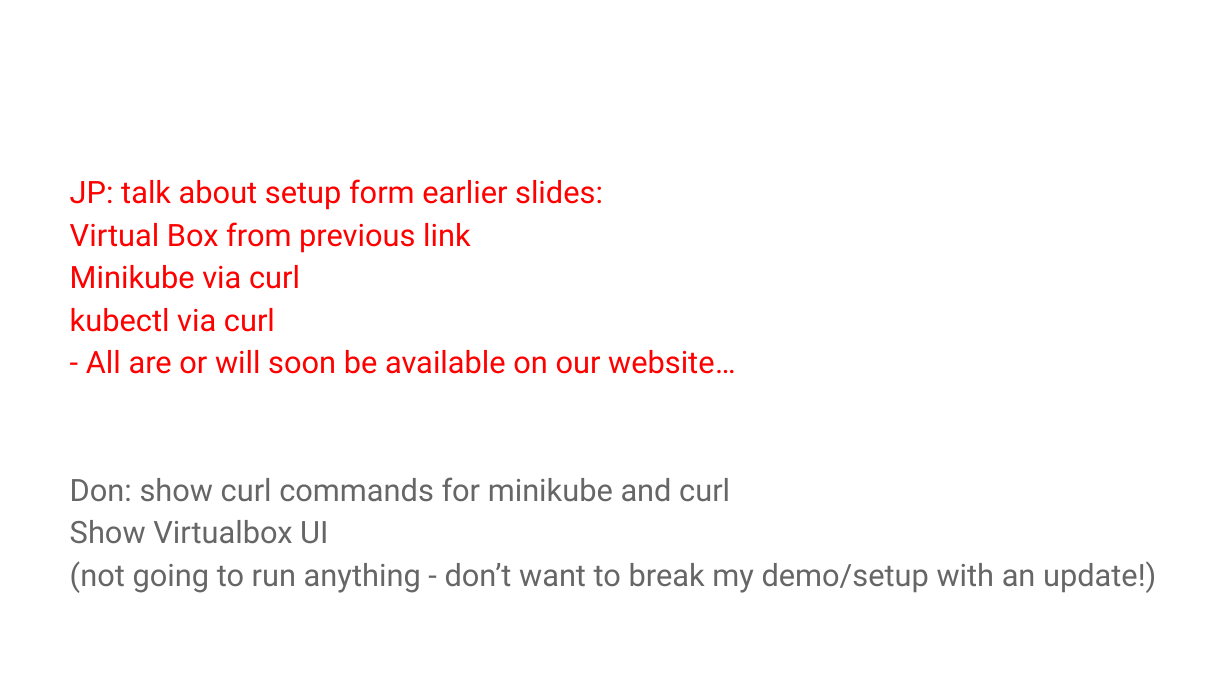
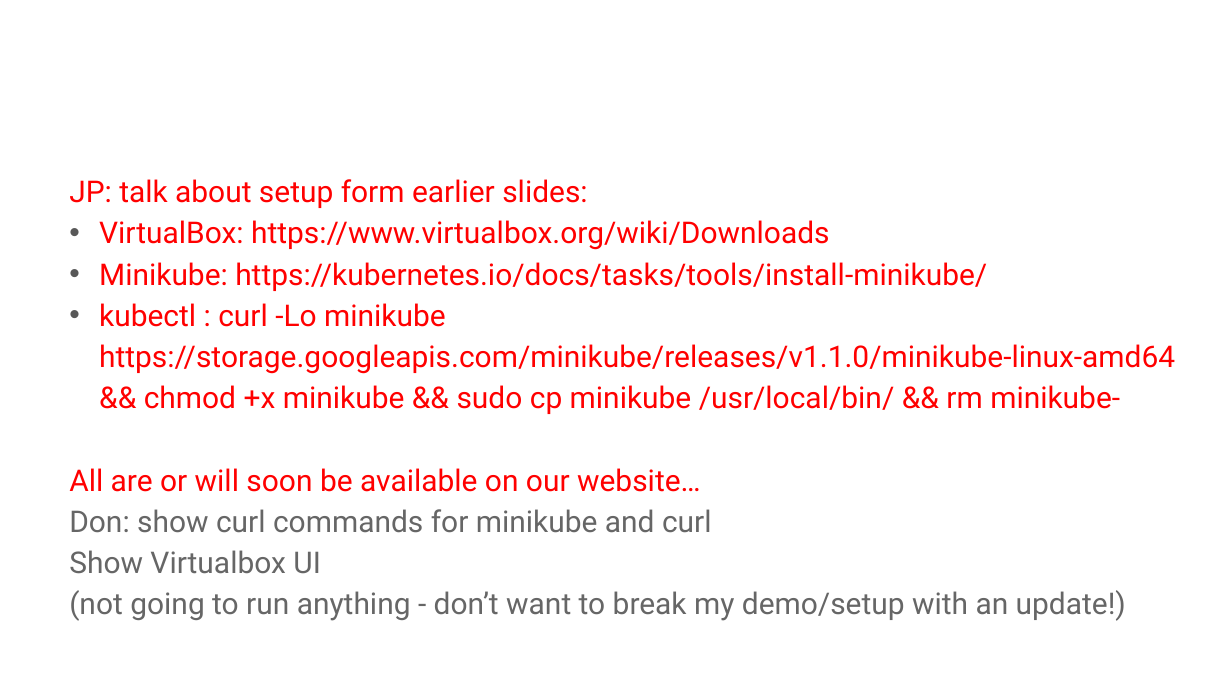
Before and after one commit to AutomatedIT/presentations, a slide deck: slide 3 of KubernetesMinikubeHelm_demos.pptx. Drawn at 1232x693 pixels with LibreOffice and Linux fonts; fonts in the diff are those of the drawing; background and template pictures are left out. Boxes give left, top, right and bottom in pixels: in the first picture for what was removed or moved away, otherwise in the second. Text is boxed around its words. In the diff, an @@ line names an element or a change of style, - is before the commit and + after.

```diff
--- a/KubernetesMinikubeHelm_demos.pptx
+++ b/KubernetesMinikubeHelm_demos.pptx
@@ text at (69, 179, 1126, 621): size 18 to 17.5 pt in "JP: talk about setup form earlier slides:", "Don: show curl commands for minikube and ...", "Show Virtualbox UI", "(not going to run anything - don’t ..."; indent changed @@
@@ text at (69, 220, 1175, 492): text changed; size 18 to 17.5 pt @@
-Virtual Box from previous link
-Minikube via curl
-kubectl via curl
-- All are or will soon be available on our website…
+• VirtualBox: https://www.virtualbox.org/wiki/Downloads
+• Minikube: https://kubernetes.io/docs/tasks/tools/install-minikube/
+• kubectl : curl -Lo minikube https://storage.googleapis.com/minikube/releases/v1.1.0/minikube-linux-amd64 && chmod +x minikube && sudo cp minikube /usr/local/bin/ && rm minikube-
+All are or will soon be available on our website…
```
Also in this commit, not shown: 14 other slides changed, 3 other files.
